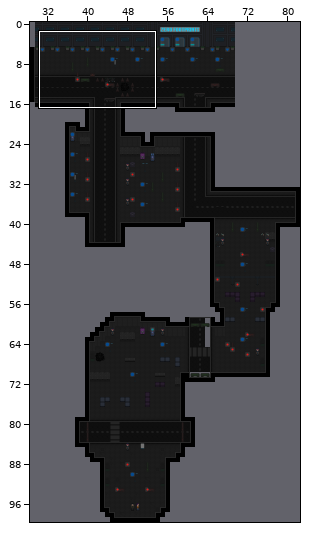
Level history. Tiled map: src/ZeroFootprintSociety/Content/Maps2/DarkAlley.tmx. The first picture is a wide view before the edit; the outline marks the close-up.
Close-up. Before the commit:
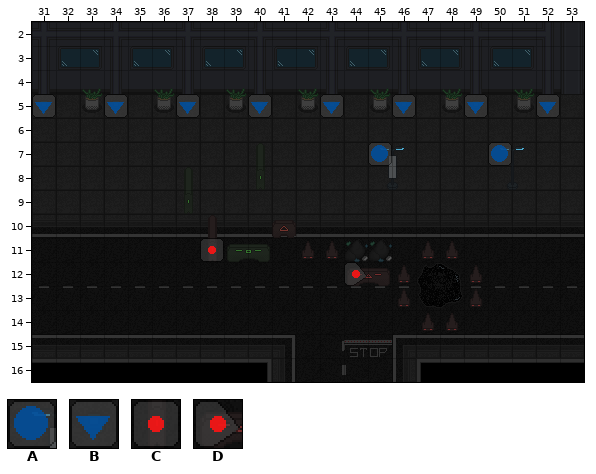
Cells are 24x24 px. Shown: x 31..53, y 2..16. The commit also changed other parts of the map, which this record leaves out.
Key: from "PostFX": A 0, B 2, C 9, D 11.
_ is an empty cell.
Layers that did not change in this view are not listed.
Layer "PostFX1" before, first column x 31:
 2 _______________________
 3 _______________________
 4 _______________________
 5 B__B__B__B__B__B__B__B_
 6 _______________________
 7 ______________A____A___
 8 _______________________
 9 _______________________
10 _______________________
11 _______C_______________
12 _____________D_________
13 _______________________
14 _______________________
15 _______________________
16 _______________________
Once edited:
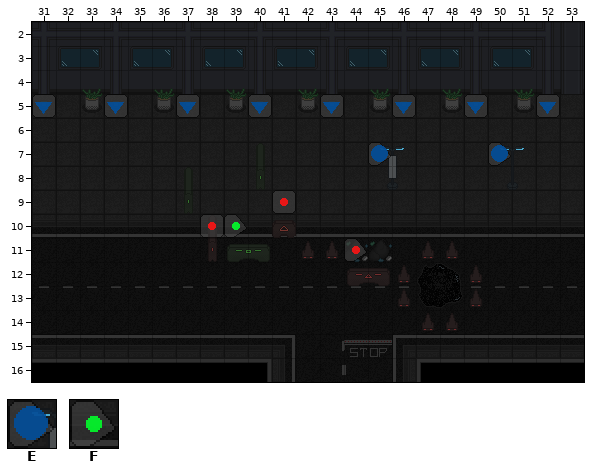
Further tiles: from "PostFX": E 4, F 18.
See-through tiles are keyed as they look on the map.
The author wrote: Added red and green post fxs
The exact change:
Changed rows in their new state; . is an unchanged cell.
Layer "PostFX1":
first column x 38:
 7 .......E....E
 9 ...C.........
10 CF...........
11 _.....D......
12 ......_......
Changed places in both close-ups, as pixel boxes (x1, y1, x2, y2):
changed: (378, 142, 392, 166)
changed: (498, 142, 512, 166)
added: (272, 190, 296, 214)
changed: (200, 214, 247, 262)
changed: (344, 238, 367, 286)
